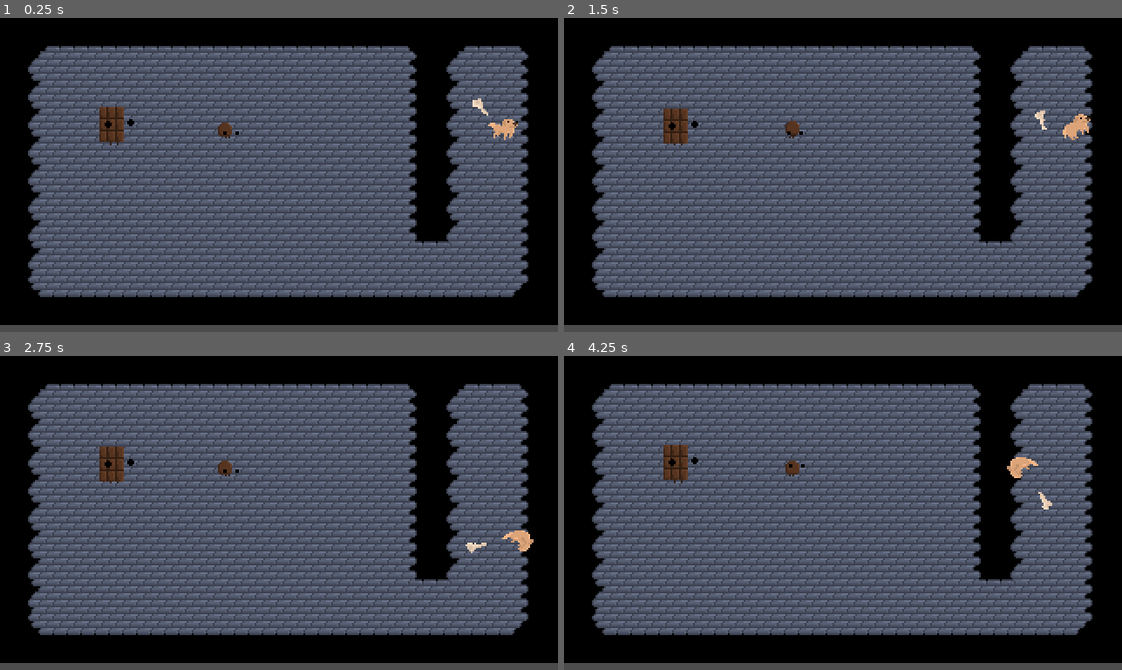
Above: before the commit, frames 1-4 (two rows, left to right).
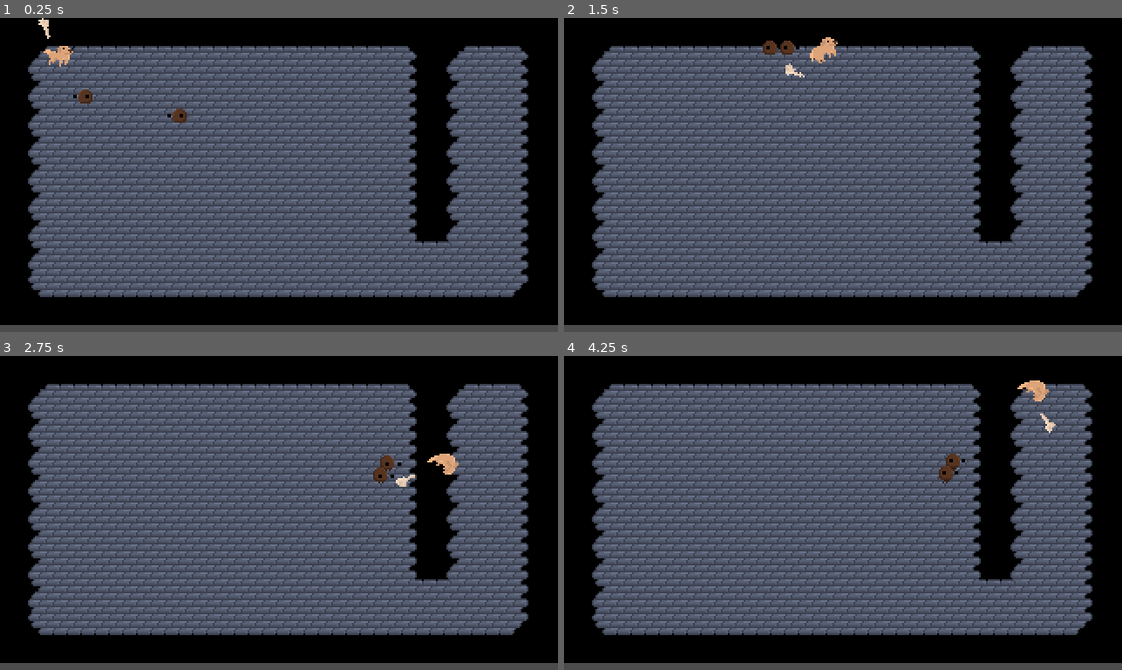
Above: after the commit, the same moments.

Repository: 3k2ng/dog-puff-pensive
Game: Godot game, scene res://scenes/demo_tung.tscn
Two runs of this game, one before a commit and one after it. Both use one fixed random seed, a clock stepped at 60 frames per second and the inputs below. The project has no main scene, so this scene is started directly.
Inputs (mouse positions are in pixels of both pictures, inside the frame that each line leads up to):
- Up to frame 1 (0.25 s): no input
- Up to frame 2 (1.5 s): move the mouse to (965, 159) at 0.52 s; hold D (move_right) 0.53-1.28 s; right-click (965, 159) at 0.6 s; move the mouse to (731, 190) at 1.27 s; hold S (move_down) from 1.28 s (still down); click (731, 190) at 1.35 s
- Up to frame 3 (2.75 s): move the mouse to (334, 443) at 2.02 s; release S (move_down) at 2.03 s; hold D (move_right) from 2.03 s (still down); right-click (334, 443) at 2.1 s
- Up to frame 4 (4.25 s): move the mouse to (815, 575) at 2.77 s; release D (move_right) at 2.78 s; hold W (move_up) 2.78-3.53 s; click (815, 575) at 2.85 s; move the mouse to (1010, 560) at 3.52 s; hold A (move_left) from 3.53 s (still down); right-click (1010, 560) at 3.6 s

The runs differ from the first frame. In frame 1, 1.3% of the frame differs, in the area x 6-93%, y 0-41%; in frame 2, 1.4%, in the area x 17-95%, y 6-41%; in frame 3, 1.4%; in frame 4, 1.4%.

Commit message:
add trail when puff is launched

Diff:
--- a/objects/enemies/puff.tscn
+++ b/objects/enemies/puff.tscn
@@ -402,6 +402,18 @@
 
 [sub_resource type="AnimationNodeStateMachinePlayback" id=36]
 
+[sub_resource type="ParticlesMaterial" id=56]
+flag_disable_z = true
+direction = Vector3( -1, 0, 0 )
+spread = 15.0
+gravity = Vector3( 0, 0, 0 )
+initial_velocity = 50.0
+orbit_velocity = 0.0
+orbit_velocity_random = 0.0
+scale = 4.0
+scale_random = 0.2
+color = Color( 0.258824, 0.156863, 0.0980392, 1 )
+
 [node name="Puff" type="KinematicBody2D" groups=["enemy"]]
 material = SubResource( 33 )
 script = ExtResource( 3 )
@@ -454,3 +466,9 @@
 anim_player = NodePath("../AnimationPlayer")
 active = true
 parameters/playback = SubResource( 36 )
+
+[node name="Trail" type="Particles2D" parent="."]
+emitting = false
+amount = 16
+local_coords = false
+process_material = SubResource( 56 )
--- a/objects/splash.tscn
+++ b/objects/splash.tscn
@@ -15,9 +15,9 @@
 orbit_velocity_random = 0.0
 scale = 4.0
 scale_random = 0.4
+color = Color( 0.258824, 0.156863, 0.0980392, 1 )
 
 [node name="Splash" type="Particles2D"]
-modulate = Color( 0.258824, 0.156863, 0.0980392, 1 )
 emitting = false
 amount = 16
 lifetime = 0.8
--- a/scenes/demo_tung.tscn
+++ b/scenes/demo_tung.tscn
@@ -1,19 +1,18 @@
-[gd_scene load_steps=9 format=2]
+[gd_scene load_steps=8 format=2]
 
 [ext_resource path="res://tilesets/tile autotile.tres" type="TileSet" id=1]
 [ext_resource path="res://objects/player.tscn" type="PackedScene" id=2]
 [ext_resource path="res://objects/enemies/puff.tscn" type="PackedScene" id=3]
 [ext_resource path="res://scripts/game_field.gd" type="Script" id=6]
 [ext_resource path="res://scripts/shaders/flash.gdshader" type="Shader" id=9]
-[ext_resource path="res://objects/enemies/choco_bar.tscn" type="PackedScene" id=12]
 
-[sub_resource type="ShaderMaterial" id=55]
+[sub_resource type="ShaderMaterial" id=1]
 resource_local_to_scene = true
 shader = ExtResource( 9 )
 shader_param/flash_color = Color( 1, 1, 1, 1 )
 shader_param/flash_modifier = 0.0
 
-[sub_resource type="ShaderMaterial" id=56]
+[sub_resource type="ShaderMaterial" id=2]
 resource_local_to_scene = true
 shader = ExtResource( 9 )
 shader_param/flash_color = Color( 1, 1, 1, 1 )
@@ -31,12 +30,11 @@
 tile_data = PoolIntArray( 0, 1, 0, 1, 1, 0, 2, 1, 0, 3, 1, 0, 4, 1, 0, 5, 1, 0, 6, 1, 0, 7, 1, 0, 8, 1, 0, 9, 1, 0, 10, …(3498 unchanged characters)…
 
 [node name="Player" parent="Field" groups=["player"] instance=ExtResource( 2 )]
-position = Vector2( 288, 64 )
-
-[node name="ChocoBar" parent="Field" instance=ExtResource( 12 )]
-material = SubResource( 55 )
-position = Vector2( 64, 64 )
 
 [node name="Puff" parent="Field" instance=ExtResource( 3 )]
-material = SubResource( 56 )
-position = Vector2( 128, 64 )
+material = SubResource( 1 )
+position = Vector2( 64, 72 )
+
+[node name="Puff2" parent="Field" instance=ExtResource( 3 )]
+material = SubResource( 2 )
+position = Vector2( 128, 72 )
--- a/scripts/enemies/explode_enemy.gd
+++ b/scripts/enemies/explode_enemy.gd
@@ -31,6 +31,7 @@
 onready var health_bar: TextureProgress = $HealthBar
 onready var anim_sprite: AnimatedSprite = $AnimatedSprite
 onready var anim_playback = $AnimationTree.get("parameters/playback")
+onready var trail: Particles2D = $Trail
 
 func get_player_as_target() -> void:
 	var player_group: Array = get_tree().get_nodes_in_group("player")
@@ -48,6 +49,7 @@
 			return
 		else:
 			state = LAUNCH
+			trail.emitting = true
 			anim_playback.travel("launch")
 
 	if state == LAUNCH:
Not shown: 1 places in objects/enemies/puff.tscn that only renumber resources
